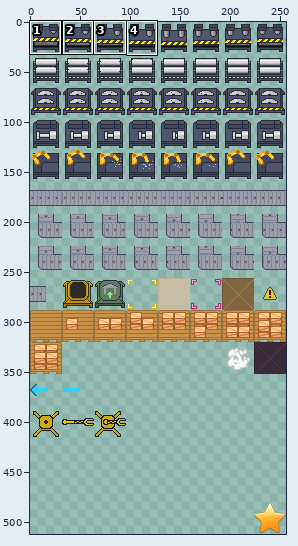
Sprite sheet, stored at app/src/main/res/drawable-nodpi/blocks.png. The picture above shows the old version from afar; the outline marks the close-up.
Close-up. Before the edit:
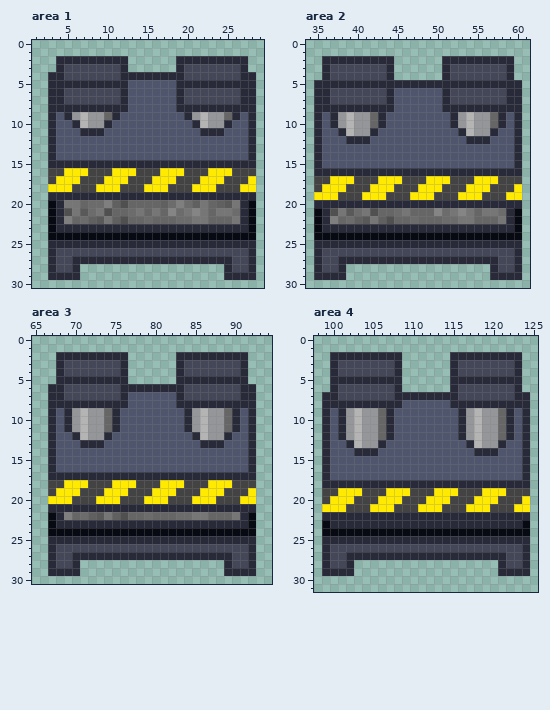
The file is 256x512 pixels. Pixels under 10% opacity are left out. Colours within 5 levels of each other are drawn and written as one. Shown: area 1: x 1..29, y 0..30; area 2: x 34..61, y 0..30; area 3: x 65..94, y 0..30; area 4: x 98..125, y 0..31. The commit also changed other parts of the picture, which this record leaves out.
Once edited:
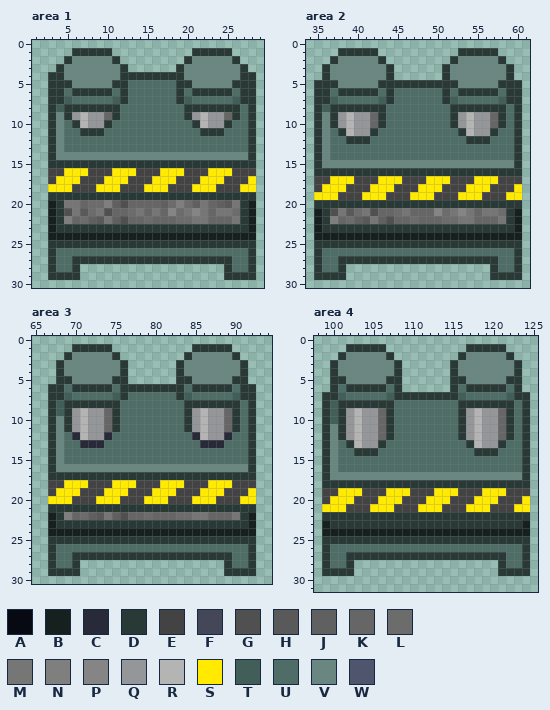
Palette (. is transparent): A #070a12  B #16201e  C #282a39  D #283936  E #434343  F #434758  G #505050  H #595959  J #606060  K #666666  L #6c6c6c  M #767676  N #7f7f7f  P #858585  Q #959699  R #b4b4b4  S #ffea00  T #415e58  U #4e6d66  V #698780  W #4e556d
Diff:
Changed rows in their new state; - is an unchanged pixel.
Area 1:
first column x 3:
 1 ---DDDDD----------DDDDD---
 2 -.DVVVVVD.------.DVVVVVD.-
 3 -DVVVVVVVD------DVVVVVVVD-
 4 DDVVVVVVVDDDDDDDDVVVVVVVDD
 5 DDDVVVVVDDUUUUUUDDVVVVVDDD
 6 DDUDDDDDUDUUUUUUDUDDDDDUDD
 7 DDTUUUUUTDUUUUUUDTUUUUUTDD
 8 DTDDDDDDDUUUUUUUUDDDDDDDUD
 9 DVD-----DUUUUUUUUD-----DUD
10 DVUD---DUUUUUUUUUUD---DUUD
11 DVUUDDDUUUUUUUUUUUUDDDUUUD
12 DVUUUUUUUUUUUUUUUUUUUUUUUD
13 DVUUUUUUUUUUUUUUUUUUUUUUUD
14 DVVVVVVVVVVVVVVVVVVVVVVVVD
15 DDDDDDDDDDDDDDDDDDDDDDDDDD
first column x 3:
19 DDDDDDDDDDDDDDDDDDDDDDDDDD
20 BD----------------------DB
21 BD----------------------DB
22 BD----------------------DB
23 BDDDDDDDDDDDDDDDDDDDDDDDDB
24 BBBBBBBBBBBBBBBBBBBBBBBBBB
25 DDDDDDDDDDDDDDDDDDDDDDDDDD
26 DUUUUUUUUUUUUUUUUUUUUUUUUD
27 DUUDDDDDDDDDDDDDDDDDDDDUUD
28 DUUD------------------DUUD
29 DDDD------------------DDDD
Area 2:
first column x 35:
 1 ---DDDDD----------DDDDD---
 2 -.DVVVVVD.------.DVVVVVD.-
 3 -DVVVVVVVD------DVVVVVVVD-
 4 -DVVVVVVVD------DVVVVVVVD-
 5 DDDVVVVVDDDDDDDDDDVVVVVDDD
 6 DDUDDDDDUDUUUUUUDUDDDDDUDD
 7 DDTUUUUUTDUUUUUUDTUUUUUTDD
 8 DTDDDDDDDUUUUUUUUDDDDDDDUD
 9 DVD-----DUUUUUUUUD-----DUD
10 DVD-----DUUUUUUUUD-----DUD
11 DVUD---DUUUUUUUUUUD---DUUD
12 DVUUDDDUUUUUUUUUUUUDDDUUUD
13 DVUUUUUUUUUUUUUUUUUUUUUUUD
14 DVUUUUUUUUUUUUUUUUUUUUUUUD
15 DVVVVVVVVVVVVVVVVVVVVVVVVD
16 DDDDDDDDDDDDDDDDDDDDDDDDDD
first column x 35:
20 DDDDDDDDDDDDDDDDDDDDDDDDDD
21 BD----------------------DB
22 BD----------------------DB
23 BDDDDDDDDDDDDDDDDDDDDDDDDB
24 BBBBBBBBBBBBBBBBBBBBBBBBBB
25 DDDDDDDDDDDDDDDDDDDDDDDDDD
26 DUUUUUUUUUUUUUUUUUUUUUUUUD
27 DUUDDDDDDDDDDDDDDDDDDDDUUD
28 DUUD------------------DUUD
29 DDDD------------------DDDD
Area 3:
first column x 67:
 1 ---DDDDD----------DDDDD---
 2 -.DVVVVVD.------.DVVVVVD.-
 3 -DVVVVVVVD------DVVVVVVVD-
 4 -DVVVVVVVD------DVVVVVVVD-
 5 -DDVVVVVDD------DDVVVVVDD-
 6 DDUDDDDDUDDDDDDDDUDDDDDUDD
 7 DDTUUUUUTDUUUUUUDTUUUUUTDD
 8 DTDDDDDDDUUUUUUUUDDDDDDDUD
 9 DTD-----DUUUUUUUUD-----DUD
10 DVD-----DUUUUUUUUD-----DUD
11 DVD-----DUUUUUUUUD-----DUD
12 DVU-----UUUUUUUUUU-----UUD
13 DVUU---UUUUUUUUUUUU---UUUD
14 DVUUUUUUUUUUUUUUUUUUUUUUUD
15 DVUUUUUUUUUUUUUUUUUUUUUUUD
16 DVVVVVVVVVVVVVVVVVVVVVVVVD
17 DDDDDDDDDDDDDDDDDDDDDDDDDD
first column x 67:
21 DDDDDDDDDDDDDDDDDDDDDDDDDD
22 BD----------------------DB
23 BDDDDDDDDDDDDDDDDDDDDDDDDB
24 BBBBBBBBBBBBBBBBBBBBBBBBBB
25 DDDDDDDDDDDDDDDDDDDDDDDDDD
26 DUUUUUUUUUUUUUUUUUUUUUUUUD
27 DUUDDDDDDDDDDDDDDDDDDDDUUD
28 DUUD------------------DUUD
29 DDDD------------------DDDD
Area 4:
first column x 99:
 1 ---DDDDD----------DDDDD---
 2 -.DVVVVVD.------.DVVVVVD.-
 3 -DVVVVVVVD------DVVVVVVVD-
 4 -DVVVVVVVD------DVVVVVVVD-
 5 -DDVVVVVDD------DDVVVVVDD-
 6 -DUDDDDDUD------DUDDDDDUD-
 7 DDTUUUUUTDDDDDDDDTUUUUUTDD
 8 DTDDDDDDDUUUUUUUUDDDDDDDUD
 9 DTD-----DUUUUUUUUD-----DUD
10 DTD-----DUUUUUUUUD-----DUD
11 DVD-----DUUUUUUUUD-----DUD
12 DVD-----DUUUUUUUUD-----DUD
13 DVUD---DUUUUUUUUUUD---DUUD
14 DVUUDDDUUUUUUUUUUUUDDDUUUD
15 DVUUUUUUUUUUUUUUUUUUUUUUUD
16 DVUUUUUUUUUUUUUUUUUUUUUUUD
17 DVVVVVVVVVVVVVVVVVVVVVVVVD
18 DDDDDDDDDDDDDDDDDDDDDDDDDD
first column x 99:
22 DDDDDDDDDDDDDDDDDDDDDDDDDD
23 BDDDDDDDDDDDDDDDDDDDDDDDDB
24 BBBBBBBBBBBBBBBBBBBBBBBBBB
25 DDDDDDDDDDDDDDDDDDDDDDDDDD
26 DUUUUUUUUUUUUUUUUUUUUUUUUD
27 DUUDDDDDDDDDDDDDDDDDDDDUUD
28 DUUD------------------DUUD
29 DDDD------------------DDDD
Pixel boxes of the changes (left, top, right, bottom) in both close-ups:
changed: (48, 48, 256, 280)
changed: (314, 48, 522, 280)
changed: (48, 344, 256, 480)
changed: (48, 504, 256, 576)
changed: (322, 344, 530, 576)
